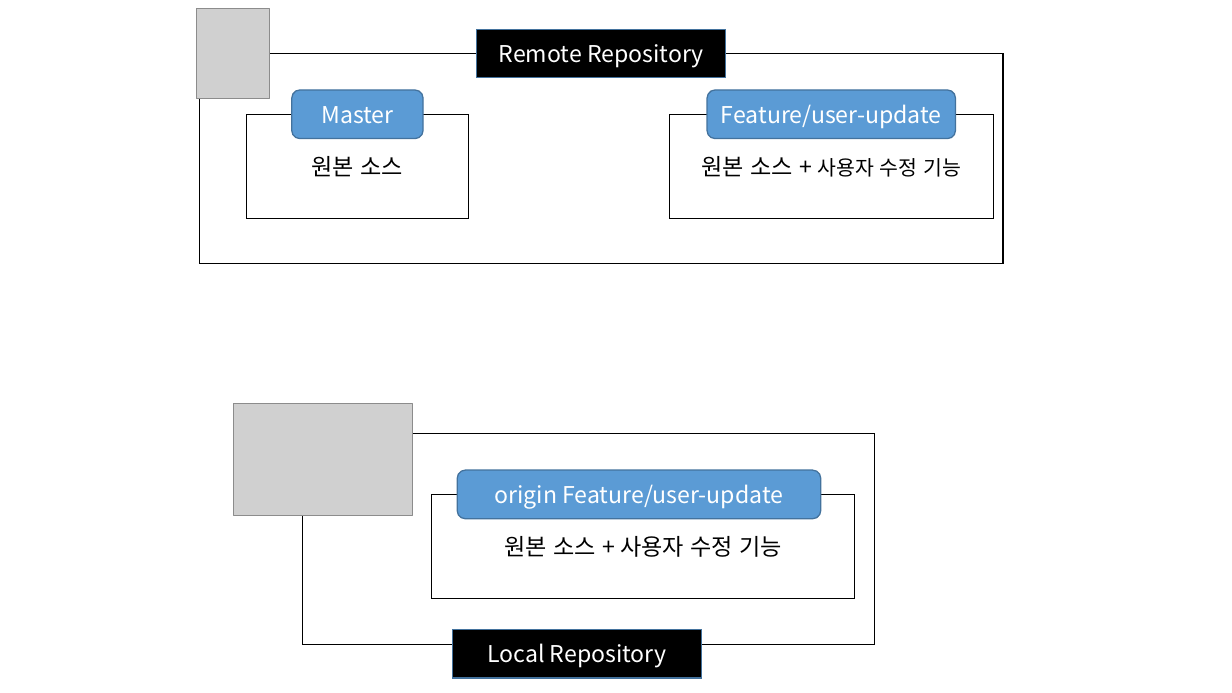
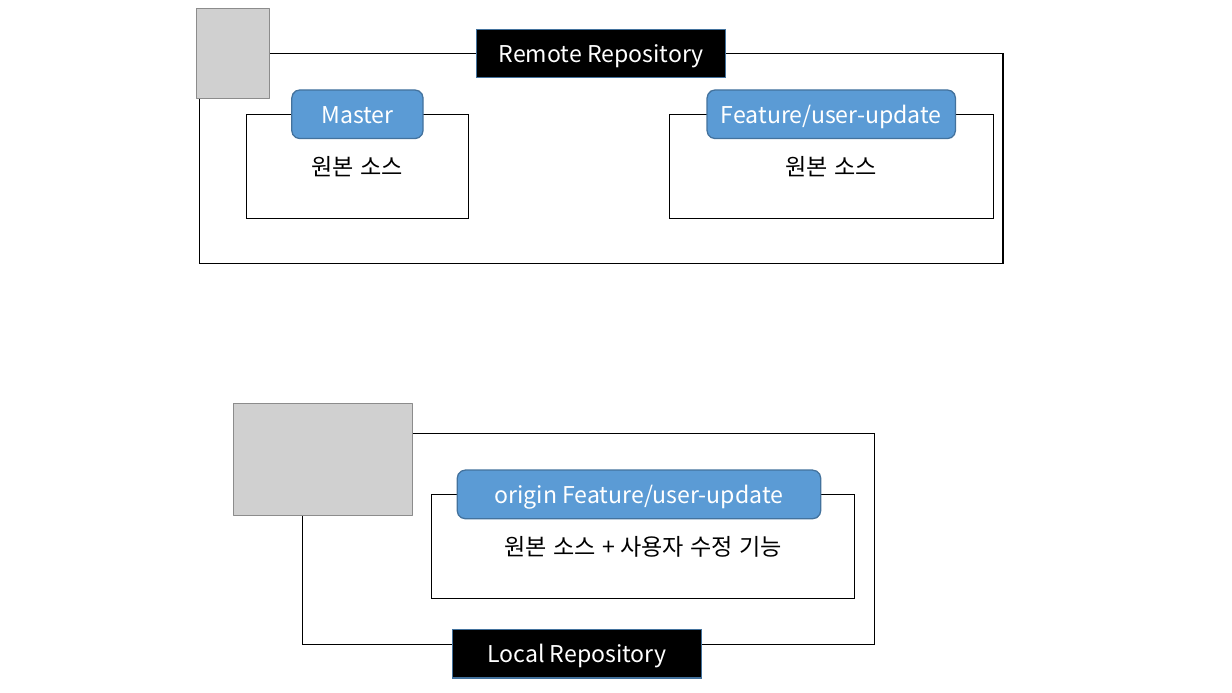
Before and after one commit to SungIn-Shin/git_powerpoint, a slide deck: slide 64 of git_from_the_hell.pptx (slide 63 before the commit). Drawn at 1232x693 pixels with LibreOffice and Linux fonts; fonts in the diff are those of the drawing; grey boxes stand for pictures. Boxes give left, top, right and bottom in pixels: in the first picture for what was removed or moved away, otherwise in the second. Text is boxed around its words. In the diff, an @@ line names an element or a change of style, - is before the commit and + after.

```diff
--- a/git_from_the_hell.pptx
+++ b/git_from_the_hell.pptx
@@ text in rectangle at [786, 156, 878, 177]: text changed; size 16 to 18 pt @@
-원본 소스 + 사용자 수정 기능
+원본 소스
```
Also in this commit, not shown: 11 other slides changed, 13 slides added, 4 slides removed.
